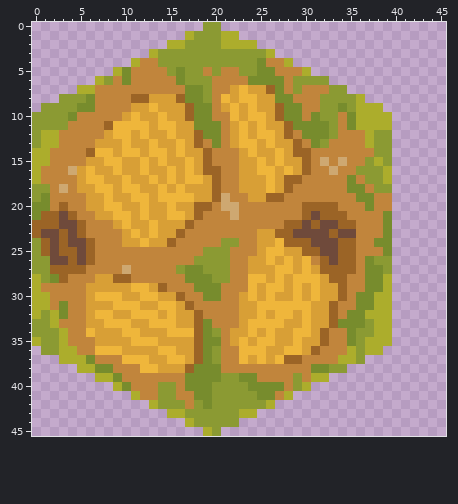
One commit to this pixel-art sprite: textures/hexes/Field.png. That is the earlier state.
The file is 46x46 pixels. Colours within 5 levels of each other are drawn and written as one.
The result:
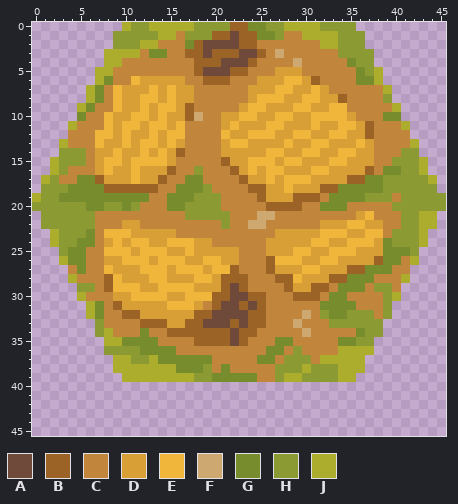
Palette (. is transparent): A #6f4a3b  B #9b6426  C #c1853c  D #d89f36  E #efb63b  F #cea871  G #778c2d  H #8b9a33  J #acad2c
Changes in this commit:
@@ x 0..45 @@
- 0 ...................HH.........................
- 1 .................JHHHJJ.......................
- 2 ...............JJHHHHJJJJ.....................
- 3 .............JHHHHHHHHHHHHJ...................
- 4 ...........JCCHHHHHHHHHHHGCCJ.................
- 5 .........JGCCCCHGHHCHCCHHGGCCCJ...............
- 6 .......JHCGCCCCCGHHHCCCCGGGGCHHHH.............
- 7 .....JJCCCCCCCCCCGGHCCDEDDBGCHCCCHH...........
- 8 ...HHHGCCCCBBDDDBGGHCEDEEDDGGCCCHHHHJ.........
- 9 .HHHHGGCCCCDDEDDDBGGCDEDEDDBGGCCHHGHJJJ.......
-10 HHHHGCCCCCDEDDEDDBGGCCEDEEDBGGCGHHCGJJJJ......
-11 HHHHCCCCBEEEEDEEDDGGGCDEDEDDBGGGGHCGJJJJ......
-12 HJJCCCCCDEEDEDDEDDBGGCDEDEEDBCGGGHCCCJHH......
-13 HJJCCCCDDDEDDEDDEDBCGCDEEDEDDBCGHCCCCJHH......
-14 JJCCCCBEEDEEDEEDEDDBCCCDEDDEDBBCCCCCCCHH......
-15 JJCCCCDDEEDDEDEDDEDBCCCDDEDEDDBCFCFCCHJH......
-16 JCCCFDEDDEDDEDDEDEDBBCCDDEEDEDBCCFCCHHHJ......
-17 JCCCCDEEDDEDDEDEDEEDBCCDDDEDBBCCCCCGCHHJ......
-18 HHCFCDDEEDEEDDEDEDDDBCCDDDEDBCCCCCCGGCHH......
-19 HGCCCCDDEDDEEDEEEEDDBFCCDDBBCCCCCCCCGGCC......
-20 GGCBCCDDEEDDEDDEDDBBCFFCCCCCCCBBBBCCCGCC......
-21 GBBABCCDDEEDEDDEEDBCCCFCCCCCCCBABBBCCCCG......
-22 BBBAABCCCDEDDEDDDBCCCCCCCCCCBBABAABBCCCG......
-23 BAABABCCCCDEDEDDBCCCCCCCCDDBBAAAABAACCCG......
-24 HBABAABCCCDDEDDBCCCCCHHCCDDEBBBAAABBCCGG......
-25 HBABBABCCCCCCCCCCCCHHHCCCDEEDDBBAABBCCCG......
-26 HHAABABCCCCCCCCCCCHHHHCCDDEDEDECBABBCGHH......
-27 HHBBBBCCCCFCCCCCHGGHHHCCDDDEEDEDBBBBCGGH......
-28 JHGBCCCDDBBCCCCCCGGGHHCCEEDEDEEEDBBCCGGJ......
-29 JCCCCCDDDDDEEDBCCCGGGCCCEDEEDEDEDDBCCGGJ......
-30 JJCCCCDEEEDDEEDDBCCGGCCDEDEDDEDEDDBCGGJJ......
-31 JJCGCCDDDEEEDDEEDBCCCCCDDEEEEEEDDBCCGGJJ......
-32 JHJGCCDEEDDEEEDEDDBCCCCDDEDEEDEDDBCGGJJJ......
-33 HHJCCCDDEEEDDEEEDDBGCCCDEEEEDDEDDBGGGHJJ......
-34 HHHJCCEDDDEEDDDEEEBGHCDDEDEDDEEDBCCGHHJJ......
-35 JHHJCCCDDDDEEEDDDDBGGCDEDEEDDEDDBCCGHJJJ......
-36 .HHJJCCEEEDDDDEEDDBGHCCEEEDDEEDBCCCJHJJ.......
-37 ...JJJGCCCEEEDDEEDBGHCCEDEDEBBCCCCJJH.........
-38 .....JJGGCCCEEDDDBGGGCCCCCCCCCCGGHH...........
-39 .......JJGCCCCCCCGGGGHHGGCCCCHCJJ.............
-40 .........JGCCCHHCGGGHHHHGGGGCHJ...............
-41 ...........JCCHHCCGGHHHHHGGCJ.................
-42 .............JHHHCHGHHHHHHJ...................
-43 ...............JJHHHHHHJJ.....................
-44 .................JHHHHH.......................
-45 ...................JH.........................
+ 0 ..........JHHJJJJJHHHHBBGGHHJJJJHHHH..........
+ 1 .........HHHHHJJCHHHBBABBGGHCCJJJJHHH.........
+ 2 .........HHHJJCCCGBAAAABBCCCCCCCJJHHH.........
+ 3 ........JJJJCGGCCBBABBBAABCFCCCCCCHHHH........
+ 4 ........JJCCCCCCCCBBBAAABCCCCFCCCCCGHH........
+ 5 .......JJCCCCCCCCCBAAABBCCCDDDCCCCCCGHJ.......
+ 6 .......JGCCEDDDDDCCBBBCCCDDDEEDBCCCCGGJ.......
+ 7 ......JGCEDDDEDEDDCCCCCCDDDEEDDEDCCCCCCJ......
+ 8 ......JGCEDDEEDEDDCCCCCCDEEEDDEEDDBCCCCH......
+ 9 .....JGCCEDDEDEEDBCCCCCDEEDDDEEDDEECCCCCJ.....
+10 .....GCCEDDEEDEDDBFCCDDEEDDEEDDEEEEDCCCGG.....
+11 ....JCCCEDEEDEEDECCCCDEDDDEEDDDEDDEEDBCCCJ....
+12 ....CCCEEDEDDEDEECCCCEDDEEEDDEEDDEEDDBCCCC....
+13 ...JCCCEDDEDEEDEDCCCCDEEDDDDEDDEEDDDEDCCCCJ...
+14 ...HHHCDDEDDEDEDBCCCCDDDDDEEDDEEDDEEDDCCCHH...
+15 ..JHHHCDEEDEEEEDCCCCCBDDEEEDEEDDDEEDDDCCHHHJ..
+16 ..JHCCCDEDDEDDDBCCHCCCBDEDEEDDDEEDDDDBCGGHHJ..
+17 .JHCCGGBDDDEDDBCCGGCCCCBDDEDEEEDDDDBBGGHHHHHJ.
+18 .HHHGGGGBBBBBBCCGGGHCCCCBBDDEDDDBBGGGGGHHHHHH.
+19 JHHGGGGGGGGGGCCGGGHHHCCCCBDDDBBBCGGGGHHHCHHHHH
+20 HHHHHHGGHHGHCCCGGHHHHCCCCCBBBBCCGGGCCCCCHHHHHH
+21 .HHHHHHCCCCCCCCCCHHHHHCCCFFCCCCCCCCCDECCCHHJJ.
+22 .HHHHHHCCCDDCCCCCCCCCHCCFFCCCCCCDDDEEDDCCHHJJ.
+23 ..JHHHGCEEEDDDDDCCCCCCCCCCCDDDDDEEEDDEECHHHJ..
+24 ..JHHGGCDEDEEDDEEEDDCCCCCCDDDDDEEDDEEEDGHHHJ..
+25 ...HGGCCEEEDEEEDDEDDDDDCCCDDDEEDDEEEDDDGGGH...
+26 ...JGGCCDDEEEDEEEDDEEDDCCCBEEEDDEEDDDDBGGCJ...
+27 ....CGCCEDDDEEEDEEEDEEBCCCBDDDEEDDDBBGGGCC....
+28 ....JCCCBEDDDEEDDDEEDBBBCCCBBEDDDBBGGGCCCJ....
+29 .....HHCBEEEDDEEEEDDDBABCCCCBDDBBCGGGCHHC.....
+30 .....JCCCDDEEEEDDEEEBBAABBCCCBBBCGGCCCCHJ.....
+31 ......JGCBDDDDDEEEDCBAABABCCCCCCGGGGCCCH......
+32 ......JGCCBBDDDDDDBBAAAABBCCCCFCHGGHHHCH......
+33 .......HCCCCBBBDDBBAAABABBCCCFCCCHHHHHH.......
+34 .......HJCCCGCCBBBBBBBABBCCCCCFCCCCCGHH.......
+35 ........JJGGGGCCCCBBBBABCCCGGCCCCCGGHH........
+36 ........HHHHGGGGCCCCCCCCCCGGCHCCCCJJJJ........
+37 .........JJHHJGGGGGGCCCCCGGCHHHCJJJJJ.........
+38 .........JJJJJJJGGGHCGCCCCCHHHJHHHJJJ.........
+39 ..........JJJJJJJJHHGGGGGCCHJJHHHHJJ..........
+40 ..............................................
+41 ..............................................
+42 ..............................................
+43 ..............................................
+44 ..............................................
+45 ..............................................
Boxes around the changes in both pictures, in picture pixels (x1, y1, x2, y2):
changed: (32, 22, 446, 436)
